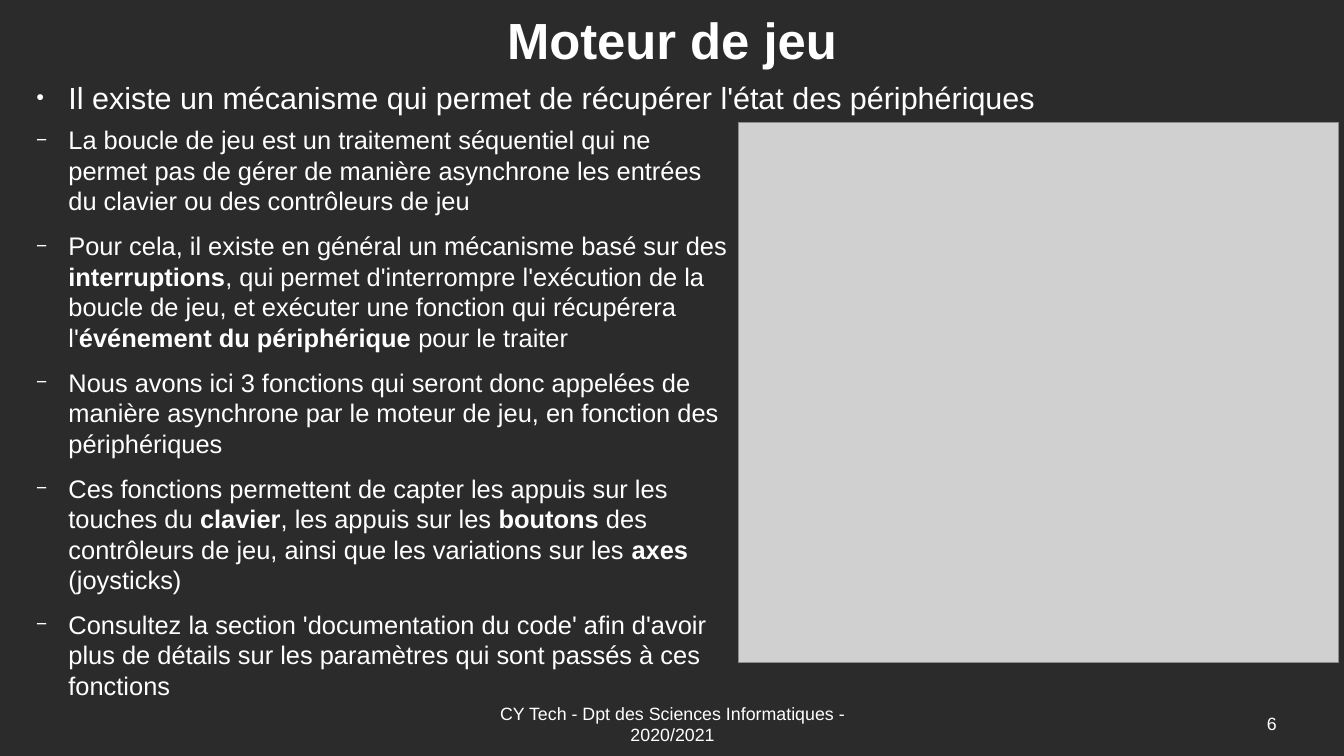
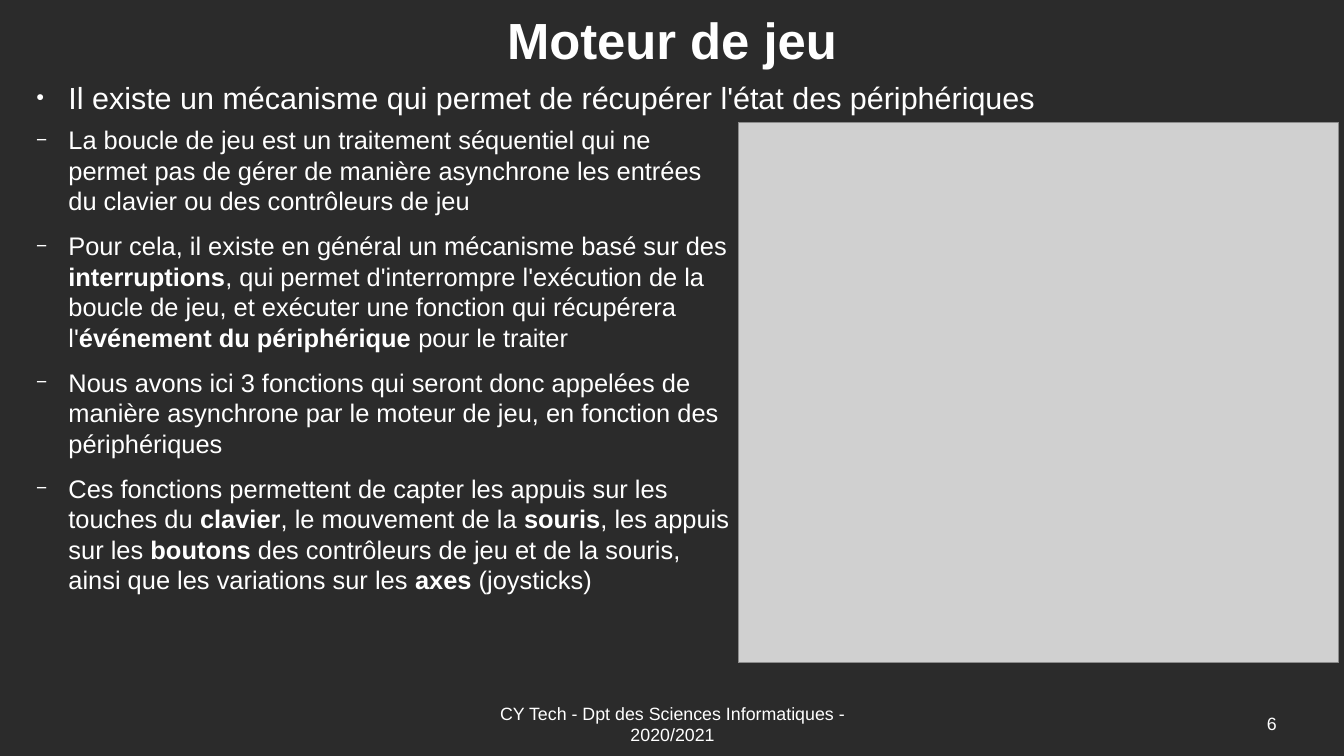
Before and after one commit to Romuald78/pyArcade, a slide deck: slide 6 of doc/UE_Libre_Jeu_Arcade_Documentation.odp. Drawn at 1344x756 pixels with LibreOffice and Linux fonts; fonts in the diff are those of the drawing; grey boxes stand for pictures; background and template pictures are left out; a plain dark background stands for a picture behind light text. Boxes give left, top, right and bottom in pixels: in the first picture for what was removed or moved away, otherwise in the second. Text is boxed around its words. In the diff, an @@ line names an element or a change of style, - is before the commit and + after.

```diff
--- a/doc/UE_Libre_Jeu_Arcade_Documentation.odp
+++ b/doc/UE_Libre_Jeu_Arcade_Documentation.odp
@@ text at [68,479,729,595]: text changed @@
-  − Ces fonctions permettent de capter les appuis sur les touches du clavier, les appuis sur les boutons des contrôleurs de jeu, ainsi que les variations sur les axes (joysticks)
-  − Consultez la section 'documentation du code' afin d'avoir plus de détails sur les paramètres qui sont passés à ces fonctions
+  − Ces fonctions permettent de capter les appuis sur les touches du clavier, le mouvement de la souris, les appuis sur les boutons des contrôleurs de jeu et de la souris, ainsi que les variations sur les axes (joysticks)
```
Also in this commit, not shown: 5 other slides changed, 2 slides added, 12 other files.
